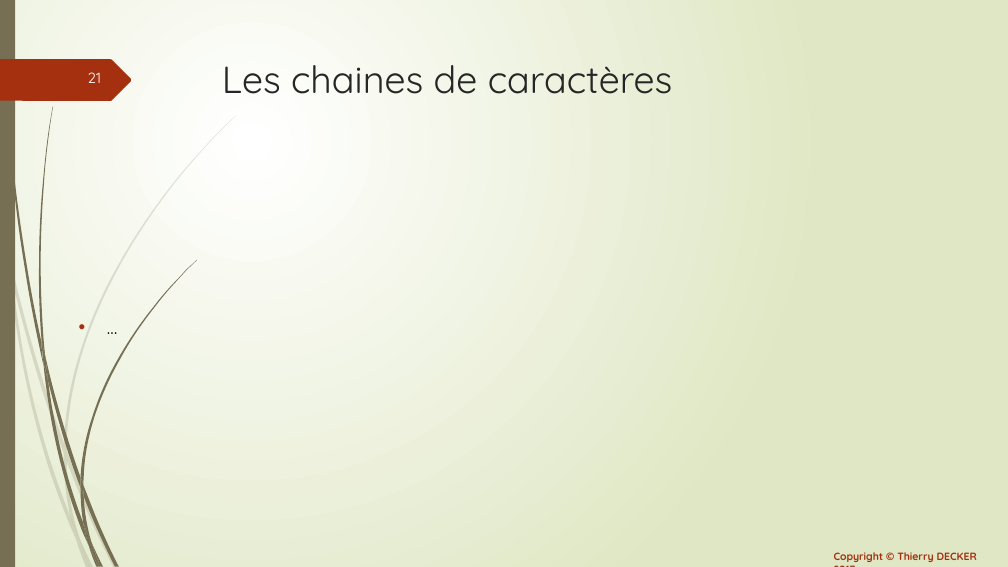
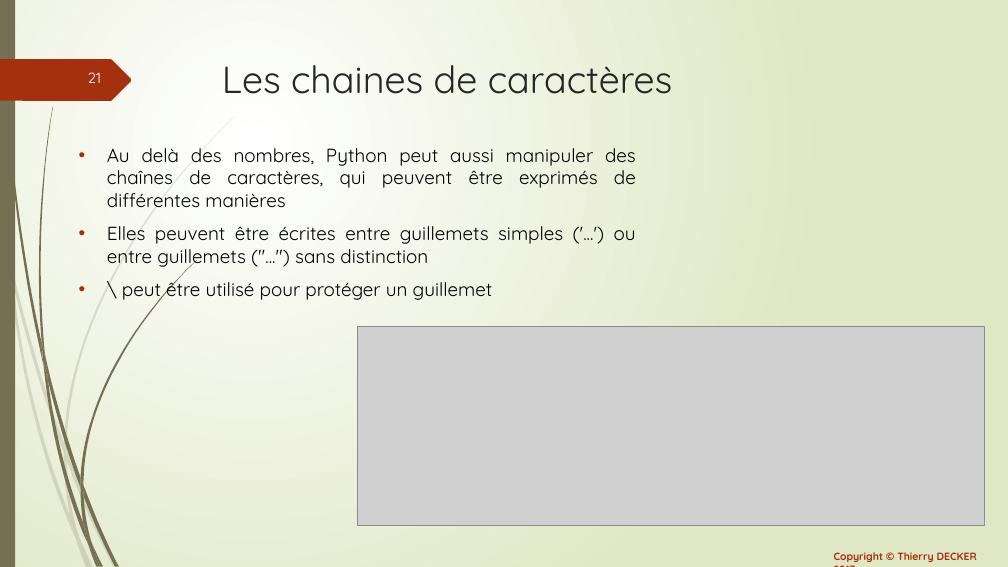
Before and after one commit to VikmanTheRacoon/learning-python, a slide deck: slide 21 of documentations/learning-python.pptx. Drawn at 1008x567 pixels with LibreOffice and Linux fonts; fonts in the diff are those of the drawing; grey boxes stand for pictures. Boxes give left, top, right and bottom in pixels: in the first picture for what was removed or moved away, otherwise in the second. Text is boxed around its words. In the diff, an @@ line names an element or a change of style, - is before the commit and + after.

```diff
--- a/documentations/learning-python.pptx
+++ b/documentations/learning-python.pptx
@@ text at <box>107,148,636,302</box>: text changed @@
-• …
+• Au delà des nombres, Python peut aussi manipuler des chaînes de caractères, qui peuvent être exprimés de différentes manières
+• Elles peuvent être écrites entre guillemets simples ('...') ou entre guillemets ("...") sans distinction
+• \ peut être utilisé pour protéger un guillemet
@@ picture added at <box>358,327,985,525</box> @@
```
Also in this commit, not shown: 3 slides added, 1 other file.
